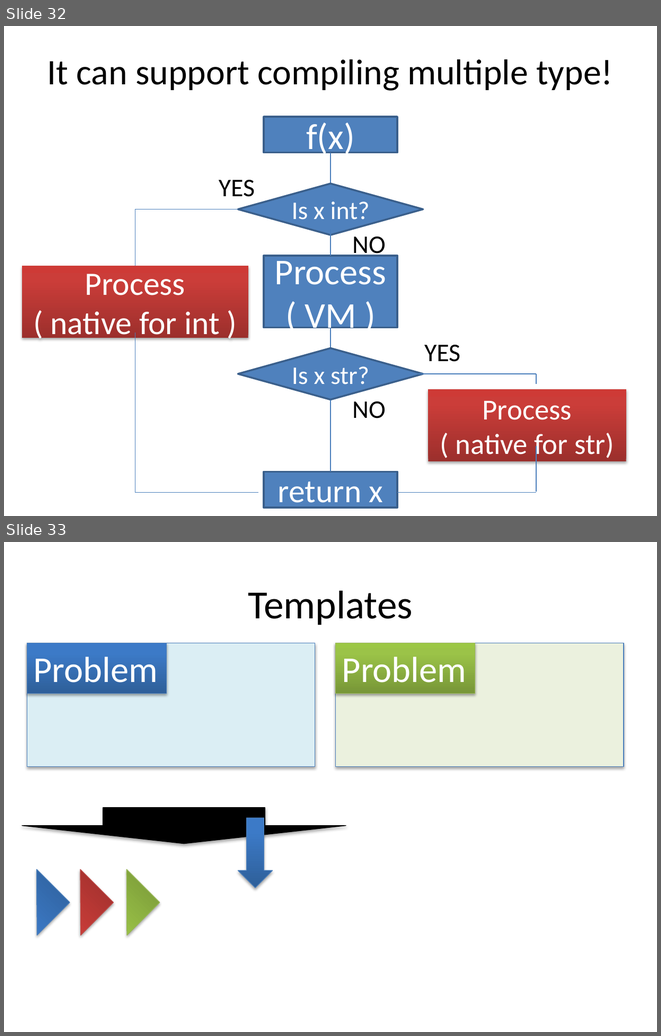
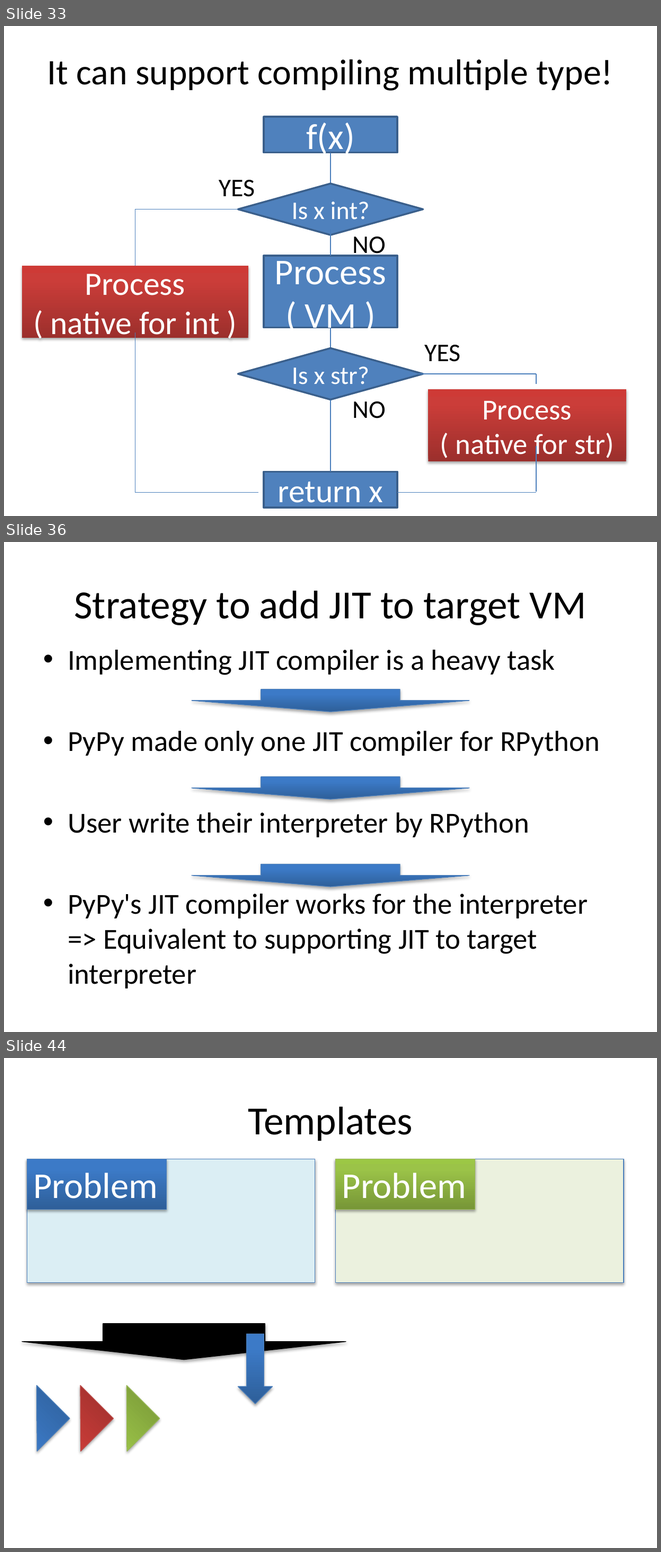
Before and after one commit to ryotaro/pyconjp2012slide, a slide deck: master/Fundamental Technologies Used in PyPy JIT Compiler.pptx. Shown one above the other, each under a label of ours: slides 32 and 33 before the commit, slides 33, 36 and 44 after it; the slides between them are not shown. The pictures are 661x1036 and 661x1552 pixels, drawn with LibreOffice and Linux fonts; fonts in the diff are those of the drawing. Boxes give left, top, right and bottom in pixels: in the first picture for what was removed or moved away, otherwise in the second. Text is boxed around its words. In the diff, an @@ line names an element or a change of style, - is before the commit and + after.

```diff
--- a/master/Fundamental Technologies Used in PyPy JIT Compiler.pptx
+++ b/master/Fundamental Technologies Used in PyPy JIT Compiler.pptx
@@ slide 36 added at (4, 542, 657, 1032), background #FFFFFF @@
@@ title added at (74, 590, 586, 625), 44 pt, text #000000 @@
+Strategy to add JIT to target VM
@@ text added at (68, 650, 600, 988), 32 pt, text #000000 @@
+• Implementing JIT compiler is a heavy task
+• PyPy made only one JIT compiler for RPython
+• User write their interpreter by RPython
+• PyPy's JIT compiler works for the interpreter
+  => Equivalent to supporting JIT to target interpreter
@@ down arrow added at (192, 689, 469, 711), fill gradient #2F5F99 to #3D7CC7 to #3A7CCB, outline #4B7EBC 0.75 pt @@
@@ down arrow added at (192, 776, 469, 799), fill gradient #2F5F99 to #3D7CC7 to #3A7CCB, outline #4B7EBC 0.75 pt @@
@@ down arrow added at (192, 864, 469, 886), fill gradient #2F5F99 to #3D7CC7 to #3A7CCB, outline #4B7EBC 0.75 pt @@
@@ what was slide 32 is now slide 33 @@
@@ what was slide 33 is now slide 44 @@
```
Also in this commit, not shown: 10 other slides added.
